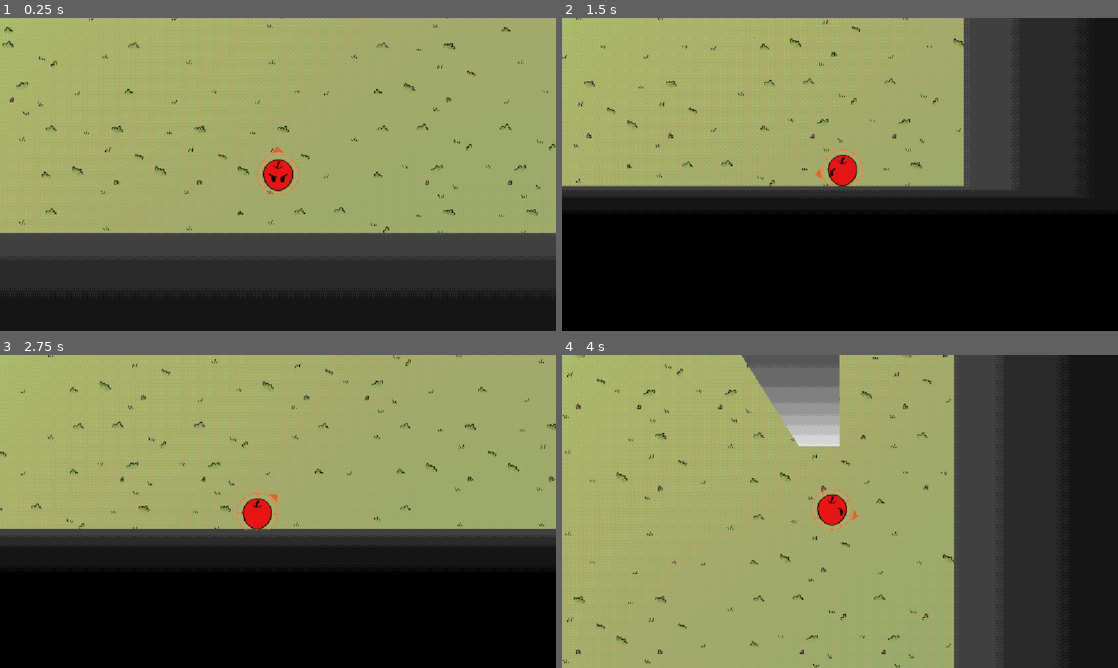
Above: before the commit, frames 1-4 (two rows, left to right).
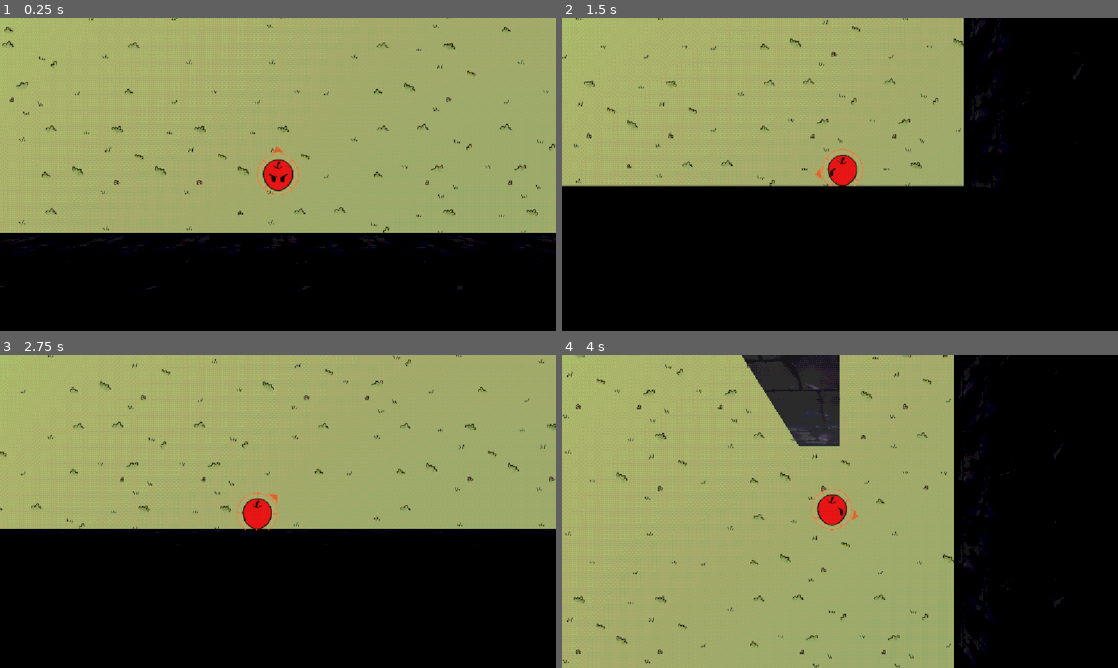
Above: after the commit, the same moments.

Repository: CasualShrub/arrow-head
Game: Godot game, scene res://scenes/levels/level_boss.tscn
Two runs of this game, one before a commit and one after it. Both use one fixed random seed, a clock stepped at 60 frames per second and the inputs below. This scene is started directly instead of the project's main scene. Sound files missing from this copy of the repository are replaced by a short silence.
Inputs (mouse positions are in pixels of both pictures, inside the frame that each line leads up to):
- Up to frame 1 (0.25 s): no input
- Up to frame 2 (1.5 s): tap Enter at 0.5 s; move the mouse to (962, 158) at 0.52 s; hold D (move_right) 0.53-1.28 s; hold Space (fire) 0.53-1.28 s; move the mouse to (728, 190) at 1.27 s; hold S (move_down) from 1.28 s (still down); tap R at 1.35 s
- Up to frame 3 (2.75 s): move the mouse to (333, 442) at 2.02 s; release S (move_down) at 2.03 s; hold D (move_right) from 2.03 s (still down); hold Space (fire) from 2.03 s (still down)
- Up to frame 4 (4 s): move the mouse to (812, 574) at 2.77 s; release D (move_right) at 2.78 s; release Space (fire) at 2.78 s; hold W (move_up) 2.78-3.53 s; tap R at 2.85 s; move the mouse to (1006, 558) at 3.52 s; hold A (move_left) from 3.53 s (still down); hold Space (fire) from 3.53 s (still down)

The runs differ from the first frame. In frame 1, 19% of the frame differs, in the area x 0-100%, y 68-90%; in frame 2, 15%; in frame 3, 5.4%; in frame 4, 23%, in the area x 32-92%, y 0-100%.

Commit message:
add obsidian walls to level_boss

Diff:
--- a/scenes/levels/level_boss.tscn
+++ b/scenes/levels/level_boss.tscn
@@ -3,10 +3,12 @@
 [ext_resource type="PackedScene" uid="uid://b6c1h2si8ob6l" path="res://scenes/levels/encounter.tscn" id="1_3qrbd"]
 [ext_resource type="PackedScene" uid="uid://w8u4ypwm2oym" path="res://scenes/enemies/enemy_boss.tscn" id="2_xiw6i"]
 [ext_resource type="Shader" uid="uid://br4t4iofbd1o1" path="res://shaders/textured_fade.gdshader" id="3_ix073"]
+[ext_resource type="Texture2D" uid="uid://w5firgaw1fbf" path="res://assets/textures/obsidian.png" id="4_obsidian"]
 
 [sub_resource type="ShaderMaterial" id="ShaderMaterial_xiw6i"]
 render_priority = 0
 shader = ExtResource("3_ix073")
+shader_parameter/tex = ExtResource("4_obsidian")
 shader_parameter/tex_scale = 0.5
 shader_parameter/wall_height = 0.51
 shader_parameter/fade_start = -0.04
Binary file added: assets/textures/obsidian.png
Not shown, added: assets/textures/obsidian.png.import
